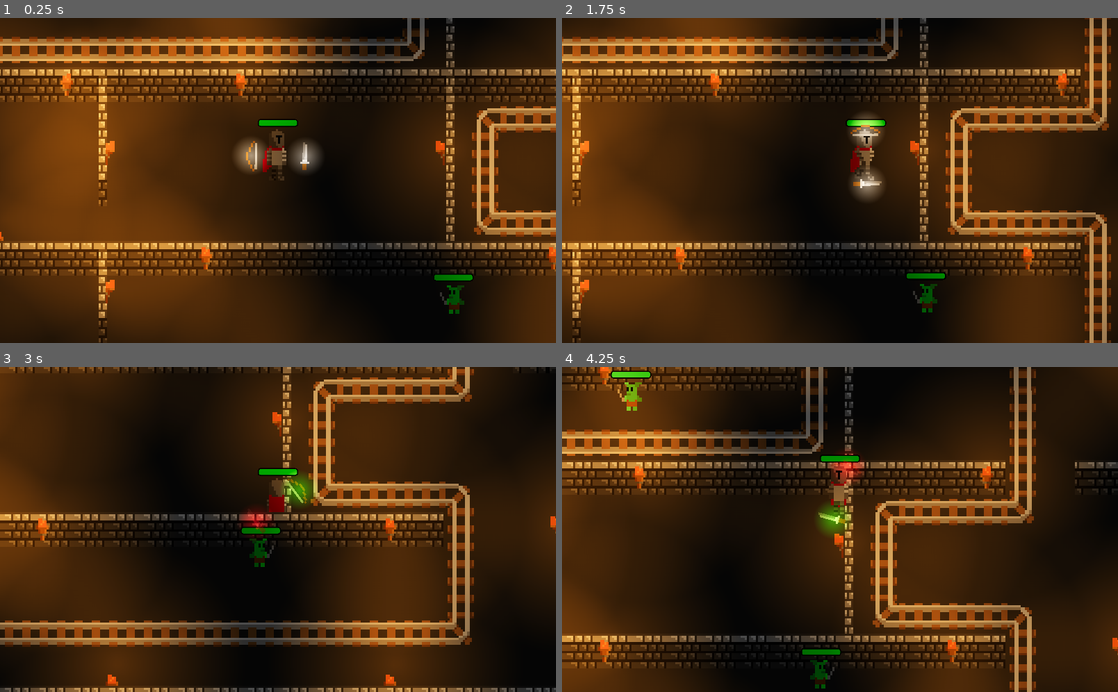
Above: before the commit, frames 1-4 (two rows, left to right).
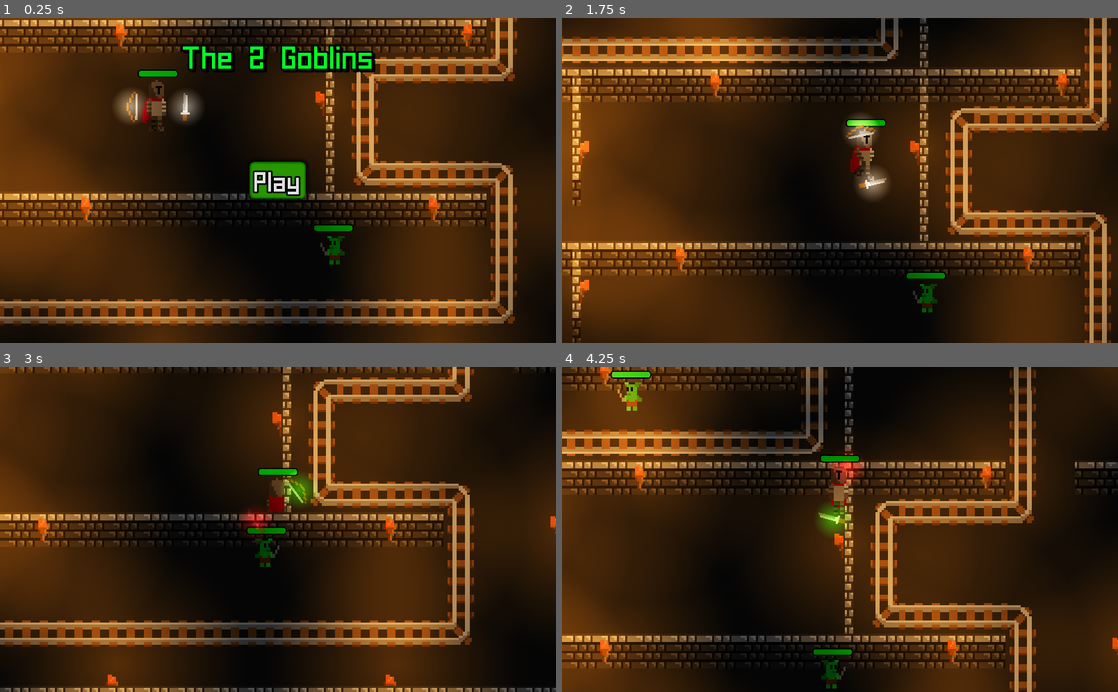
Above: after the commit, the same moments.

Repository: SilverSpace5/gotm-game-jam-23
Game: Godot game, scene res://Assets/Menu.tscn
Two runs of this game, one before a commit and one after it. Both use one fixed random seed, a clock stepped at 60 frames per second and the inputs below. Before the commit the project starts from res://Game.tscn.
Inputs (mouse positions are in pixels of both pictures, inside the frame that each line leads up to):
- Up to frame 1 (0.25 s): no input
- Up to frame 2 (1.75 s): click (840, 180) at 0.5 s, where only the run after the commit has a clickable "Play"; move the mouse to (962, 164) at 1.27 s; hold D (right) from 1.28 s (still down); click (962, 164) at 1.35 s
- Up to frame 3 (3 s): move the mouse to (166, 545) at 2.02 s; release D (right) at 2.03 s; hold S (down) 2.03-2.78 s; click (166, 545) at 2.1 s; move the mouse to (333, 458) at 2.77 s; hold D (right) from 2.78 s (still down); tap 2 (bow) at 2.85 s
- Up to frame 4 (4.25 s): click (895, 458) at 3.05 s; move the mouse to (812, 594) at 3.52 s; release D (right) at 3.53 s; hold W (up) from 3.53 s (still down); tap 1 (sword) at 3.6 s; click (812, 594) at 3.8 s

The runs differ from the first frame. In frame 1, 75% of the frame differs, in the area x 0-100%, y 0-100%; in frame 2, 0.6%; in frame 3, 0.3%; in frame 4, 0.4%.

Commit message:
e

Diff:
--- /dev/null
+++ b/Assets/Menu.gd
@@ -0,0 +1,4 @@
+extends Control
+
+func _on_Play_pressed():
+	get_tree().change_scene("res://Game.tscn")
--- /dev/null
+++ b/Assets/Menu.tscn
@@ -0,0 +1,110 @@
+[gd_scene load_steps=11 format=2]
+
+[ext_resource path="res://Game.tscn" type="PackedScene" id=1]
+[ext_resource path="res://Assets/homespun.ttf" type="DynamicFontData" id=2]
+[ext_resource path="res://Assets/normalButton.tres" type="StyleBox" id=3]
+[ext_resource path="res://Assets/pressedButton.tres" type="StyleBox" id=4]
+[ext_resource path="res://Assets/hoverButton.tres" type="StyleBox" id=5]
+[ext_resource path="res://Assets/Menu.gd" type="Script" id=6]
+
+[sub_resource type="DynamicFont" id=1]
+size = 60
+outline_size = 3
+outline_color = Color( 0, 0, 0, 1 )
+font_data = ExtResource( 2 )
+
+[sub_resource type="DynamicFont" id=4]
+size = 50
+outline_size = 3
+outline_color = Color( 0, 0, 0, 1 )
+font_data = ExtResource( 2 )
+
+[sub_resource type="Animation" id=2]
+length = 0.001
+tracks/0/type = "value"
+tracks/0/path = NodePath("UI/Title:rect_rotation")
+tracks/0/interp = 1
+tracks/0/loop_wrap = true
+tracks/0/imported = false
+tracks/0/enabled = true
+tracks/0/keys = {
+"times": PoolRealArray( 0 ),
+"transitions": PoolRealArray( 1 ),
+"update": 0,
+"values": [ 0.0 ]
+}
+
+[sub_resource type="Animation" id=3]
+resource_name = "menu"
+length = 1.25
+loop = true
+step = 0.05
+tracks/0/type = "value"
+tracks/0/path = NodePath("UI/Title:rect_rotation")
+tracks/0/interp = 1
+tracks/0/loop_wrap = true
+tracks/0/imported = false
+tracks/0/enabled = true
+tracks/0/keys = {
+"times": PoolRealArray( 1, 1.05, 1.1, 1.15, 1.2, 1.25 ),
+"transitions": PoolRealArray( 1, 1, 1, 1, 1, 1 ),
+"update": 0,
+"values": [ 0.0, 3.0, -3.0, 3.0, -3.0, 0.0 ]
+}
+
+[node name="Menu" type="Control"]
+anchor_right = 1.0
+anchor_bottom = 1.0
+script = ExtResource( 6 )
+
+[node name="Game" parent="." instance=ExtResource( 1 )]
+
+[node name="Camera2D" type="Camera2D" parent="."]
+position = Vector2( 512, 300 )
+current = true
+
+[node name="UI" type="CanvasLayer" parent="."]
+layer = 25
+
+[node name="Title" type="Label" parent="UI"]
+anchor_left = 0.5
+anchor_right = 0.5
+margin_left = -120.0
+margin_top = 40.0
+margin_right = 120.0
+margin_bottom = 80.0
+grow_horizontal = 2
+rect_pivot_offset = Vector2( 180, 0 )
+custom_colors/font_color = Color( 0, 1, 0.156863, 1 )
+custom_colors/font_color_shadow = Color( 0, 0, 0, 1 )
+custom_constants/shadow_offset_x = 4
+custom_constants/shadow_offset_y = 4
+custom_fonts/font = SubResource( 1 )
+text = "The 2 Goblins"
+align = 1
+
+[node name="Play" type="Button" parent="UI"]
+anchor_left = 0.5
+anchor_top = 0.5
+anchor_right = 0.5
+anchor_bottom = 0.5
+margin_left = -40.0
+margin_top = -23.0
+margin_right = 40.0
+margin_bottom = 23.0
+grow_horizontal = 2
+grow_vertical = 2
+focus_mode = 0
+custom_fonts/font = SubResource( 4 )
+custom_styles/hover = ExtResource( 5 )
+custom_styles/pressed = ExtResource( 4 )
+custom_styles/normal = ExtResource( 3 )
+enabled_focus_mode = 0
+text = "Play"
+
+[node name="AnimationPlayer" type="AnimationPlayer" parent="."]
+autoplay = "menu"
+anims/RESET = SubResource( 2 )
+anims/menu = SubResource( 3 )
+
+[connection signal="pressed" from="UI/Play" to="." method="_on_Play_pressed"]
--- /dev/null
+++ b/Assets/default.tres
@@ -0,0 +1,9 @@
+[gd_resource type="DynamicFont" load_steps=2 format=2]
+
+[ext_resource path="res://Assets/homespun.ttf" type="DynamicFontData" id=1]
+
+[resource]
+size = 40
+outline_size = 3
+outline_color = Color( 0, 0, 0, 1 )
+font_data = ExtResource( 1 )
--- /dev/null
+++ b/Assets/hoverButton.tres
@@ -0,0 +1,19 @@
+[gd_resource type="StyleBoxFlat" format=2]
+
+[resource]
+bg_color = Color( 0.101961, 0.384314, 0, 1 )
+border_width_left = 4
+border_width_top = 4
+border_width_right = 4
+border_width_bottom = 4
+border_color = Color( 0.00784314, 0.384314, 0, 1 )
+border_blend = true
+corner_radius_top_left = 8
+corner_radius_top_right = 8
+corner_radius_bottom_right = 8
+corner_radius_bottom_left = 8
+expand_margin_left = 2.0
+expand_margin_right = 2.0
+expand_margin_top = 2.0
+expand_margin_bottom = 2.0
+shadow_size = 9
--- /dev/null
+++ b/Assets/normalButton.tres
@@ -0,0 +1,19 @@
+[gd_resource type="StyleBoxFlat" format=2]
+
+[resource]
+bg_color = Color( 0.156863, 0.592157, 0, 1 )
+border_width_left = 4
+border_width_top = 4
+border_width_right = 4
+border_width_bottom = 4
+border_color = Color( 0.00784314, 0.384314, 0, 1 )
+border_blend = true
+corner_radius_top_left = 8
+corner_radius_top_right = 8
+corner_radius_bottom_right = 8
+corner_radius_bottom_left = 8
+expand_margin_left = 4.0
+expand_margin_right = 4.0
+expand_margin_top = 4.0
+expand_margin_bottom = 4.0
+shadow_size = 9
--- /dev/null
+++ b/Assets/pressedButton.tres
@@ -0,0 +1,15 @@
+[gd_resource type="StyleBoxFlat" format=2]
+
+[resource]
+bg_color = Color( 0.0627451, 0.231373, 0, 1 )
+border_width_left = 4
+border_width_top = 4
+border_width_right = 4
+border_width_bottom = 4
+border_color = Color( 0.00784314, 0.384314, 0, 1 )
+border_blend = true
+corner_radius_top_left = 8
+corner_radius_top_right = 8
+corner_radius_bottom_right = 8
+corner_radius_bottom_left = 8
+shadow_size = 9
--- a/Game.tscn
+++ b/Game.tscn
@@ -246,7 +246,7 @@
 cell_size = Vector2( 16, 16 )
 bake_navigation = true
 format = 1
-tile_data = PoolIntArray( -1835015, 536870918, 0, -1900532,  …(3256 unchanged characters)… 376243, 3, 0, -1376242, 0, 0, -1376241, 0, 0, -1376240, 3, 0, -1376239, 3, 0, -1376238, 3, 0, -1376237, 6, 0, -1245194, 536870918, 0, -1245193, 0, 0, -1245192, 3, 0, -1245191, 3, 0, -1245190, 3, 0, -1245189, 3, 0, -1245188, 3, 0, -1245187, 3, 0, -1245186, 3, 0, -1245185, 3, 0, -1310720, 3, 0, -1310719, 3, 0, -1310718, 3, 0, -1310717, 3, 0, -1310716, 3, 0, -1310715, 3, 0, -1310714, 3, 0, -1310713, 3, 0, -1310712, 3, 0, -1310711, 3, 0, -1310710, 3, 0, -1310709, 3, 0, -1310708, 3, 0, -1310707, 3, 0, -1310706, 0, 0, -1310705, 0, 0, -1310704, 3, 0, -1310703, 3, 0, -1310702, 3, 0, -1310701, 6, 0, -1179658, 536870918, 0, -1179657 …(9433 unchanged characters)…
+tile_data = PoolIntArray( -1835015, 536870918, 0, -1900532,  …(3256 unchanged characters)… 376243, 3, 0, -1376242, 0, 0, -1376241, 6, 0, -1245194, 536870918, 0, -1245193, 0, 0, -1245192, 3, 0, -1245191, 3, 0, -1245190, 3, 0, -1245189, 3, 0, -1245188, 3, 0, -1245187, 3, 0, -1245186, 3, 0, -1245185, 3, 0, -1310720, 3, 0, -1310719, 3, 0, -1310718, 3, 0, -1310717, 3, 0, -1310716, 3, 0, -1310715, 3, 0, -1310714, 3, 0, -1310713, 3, 0, -1310712, 3, 0, -1310711, 3, 0, -1310710, 3, 0, -1310709, 3, 0, -1310708, 3, 0, -1310707, 3, 0, -1310706, 0, 0, -1310705, 6, 0, -1179658, 536870918, 0, -1179657 …(9433 unchanged characters)…
 
 [node name="BPO" type="TileMap" parent="."]
 scale = Vector2( 4, 4 )
@@ -281,7 +281,7 @@
 collision_mask = 3
 bake_navigation = true
 format = 1
-tile_data = PoolIntArray( -1835015, 4, 0, -1835014, 1, 0, -1 …(617 unchanged characters)… 07313, 5, 0, -1376266, 5, 0, -1441777, 536870919, 0, -1441776, 1, 0, -1441775, 1, 0, -1441774, 1, 0, -1441773, 536870916, 0, -1310730, 5, 0, -1376237, 5, 0, -1245194, 5, 0, -1310701, 5, 0, -1179658, 5, 0, -1245169, 4, 0, -1245168, 1, 0, -1245167, 1, 0, -1245166, 1, 0, -1245165, 7, 0, -1114122, 5, 0, -1179633, 5, 0, -10 …(3445 unchanged characters)…
+tile_data = PoolIntArray( -1835015, 4, 0, -1835014, 1, 0, -1 …(617 unchanged characters)… 07313, 5, 0, -1376266, 5, 0, -1441777, 5, 0, -1310730, 5, 0, -1376241, 5, 0, -1245194, 5, 0, -1310705, 5, 0, -1179658, 5, 0, -1245169, 5, 0, -1114122, 5, 0, -1179633, 5, 0, -10 …(3445 unchanged characters)…
 
 [node name="Player" parent="nav/YSort" instance=ExtResource( 1 )]
 position = Vector2( 291, 209 )
--- a/Goblin King.tscn
+++ b/Goblin King.tscn
@@ -256,30 +256,6 @@
 "update": 0,
 "values": [ Vector2( 16, 6 ) ]
 }
-tracks/3/type = "value"
-tracks/3/path = NodePath("GoblinKing:position")
-tracks/3/interp = 1
-tracks/3/loop_wrap = true
-tracks/3/imported = false
-tracks/3/enabled = true
-tracks/3/keys = {
-"times": PoolRealArray( 0 ),
-"transitions": PoolRealArray( 1 ),
-"update": 0,
-"values": [ Vector2( 0, -63 ) ]
-}
-tracks/4/type = "value"
-tracks/4/path = NodePath("GoblinKing/Health:rect_position")
-tracks/4/interp = 1
-tracks/4/loop_wrap = true
-tracks/4/imported = false
-tracks/4/enabled = true
-tracks/4/keys = {
-"times": PoolRealArray( 0 ),
-"transitions": PoolRealArray( 1 ),
-"update": 0,
-"values": [ Vector2( -57, -22.25 ) ]
-}
 
 [sub_resource type="Animation" id=5]
 resource_name = "Run"
@@ -323,7 +299,7 @@
 }
 
 [sub_resource type="RectangleShape2D" id=6]
-extents = Vector2( 24, 21.75 )
+extents = Vector2( 5, 3 )
 
 [sub_resource type="Animation" id=12]
 resource_name = "Die"
@@ -408,7 +384,7 @@
 [sub_resource type="Animation" id=14]
 length = 0.001
 tracks/0/type = "value"
-tracks/0/path = NodePath("Goblin:rotation_degrees")
+tracks/0/path = NodePath("GoblinKing:rotation_degrees")
 tracks/0/interp = 1
 tracks/0/loop_wrap = true
 tracks/0/imported = false
@@ -420,7 +396,7 @@
 "values": [ 0.0 ]
 }
 tracks/1/type = "value"
-tracks/1/path = NodePath("Goblin:material:shader_param/flash")
+tracks/1/path = NodePath("GoblinKing:material:shader_param/flash")
 tracks/1/interp = 1
 tracks/1/loop_wrap = true
 tracks/1/imported = false
@@ -444,7 +420,7 @@
 "values": [ false ]
 }
 tracks/3/type = "value"
-tracks/3/path = NodePath("Goblin:scale")
+tracks/3/path = NodePath("GoblinKing:scale")
 tracks/3/interp = 1
 tracks/3/loop_wrap = true
 tracks/3/imported = false
--- a/Scripts/Game.gd
+++ b/Scripts/Game.gd
@@ -10,15 +10,16 @@
 	$Lights.update = true
 
 func _process(delta):
-	if goblins < maxGoblins:
-		goblinTimer += delta
-		if goblinTimer > 3:
-			goblinTimer = 0
-			var goblin = load("res://Goblin.tscn").instance()
-			goblin.position = Vector2(1150, -1275)
-			$nav/YSort.add_child(goblin)
-			yield(get_tree().create_timer(0.1), "timeout")
-			goblin.idleTarget = Vector2(rand_range(-300, 700), rand_range(-1600, -1000))
+	pass
+#	if goblins < maxGoblins:
+#		goblinTimer += delta
+#		if goblinTimer > 3:
+#			goblinTimer = 0
+#			var goblin = load("res://Goblin.tscn").instance()
+#			goblin.position = Vector2(1150, -1275)
+#			$nav/YSort.add_child(goblin)
+#			yield(get_tree().create_timer(0.1), "timeout")
+#			goblin.idleTarget = Vector2(rand_range(-300, 700), rand_range(-1600, -1000))
 
 func _on_Arena_body_entered(body):
 	if body.name == "Player":
--- a/Scripts/Goblin King.gd
+++ b/Scripts/Goblin King.gd
@@ -22,7 +22,6 @@
 		get_parent().get_parent().get_parent().goblins -= 1
 		queue_free()
 
-	cooldown -= delta
 	var target = idleTarget
 	var targetName = "none"
 	if get_parent().get_parent().get_parent().arena:
@@ -32,24 +31,33 @@
 	if target.distance_to(position) > 50:
 		target = $nav.get_next_location()
 		vel += position.direction_to(target)*speed
-	if get_parent().get_node("Player").position.distance_to(position) < 150 and cooldown < 0:
-		cooldown = 2
-		randomize()
-		if round(rand_range(0, 1)) == 1:
-			$AnimationPlayer.play("Attack")
-			yield(get_tree().create_timer(0.25), "timeout")
-		else:
-			$AnimationPlayer.play("Attack2")
-			yield(get_tree().create_timer(0.5), "timeout")
-		var proj = load("res://Projectile.tscn").instance()
-		proj.texture = load("res://Assets/shockwave.png")
-		proj.lifetime = 0.5
-		proj.speed = 5
-		proj.scale *= 1
-		proj.position = position
-		proj.name = "shockwave"
-		proj.ignore = ["Goblin", "Goblin King"]
-		get_parent().add_child(proj)
+	if get_parent().get_node("Player").position.distance_to(position) < 150:
+		cooldown -= delta
+		if cooldown < 0:
+			randomize()
+			if round(rand_range(0, 1)) == 1:
+				cooldown = 3
+				for i in range(3):
+					var goblin = load("res://Goblin.tscn").instance()
+					goblin.position = Vector2(position.x + rand_range(-100, 100), position.y + rand_range(-100, 100))
+					get_parent().add_child(goblin)
+			else:
+				cooldown = 2
+				if round(rand_range(0, 1)) == 1:
+					$AnimationPlayer.play("Attack")
+					yield(get_tree().create_timer(0.25), "timeout")
+				else:
+					$AnimationPlayer.play("Attack2")
+					yield(get_tree().create_timer(0.5), "timeout")
+				var proj = load("res://Projectile.tscn").instance()
+				proj.texture = load("res://Assets/shockwave.png")
+				proj.lifetime = 0.5
+				proj.speed = 5
+				proj.scale *= 1
+				proj.position = position
+				proj.name = "shockwave"
+				proj.ignore = ["Goblin", "Goblin King"]
+				get_parent().add_child(proj)
 
 	if (position.direction_to(target)*speed).x > 0:
 		$GoblinKing.scale.x = 4
--- a/Scripts/Goblin.gd
+++ b/Scripts/Goblin.gd
@@ -8,6 +8,8 @@
 var hit = 0
 var cooldown = 0
 var move = Vector2.ZERO
+
+signal del
 
 func _ready():
 	get_parent().get_parent().get_parent().goblins += 1
@@ -26,6 +28,7 @@
 	if health <= 0 and not $CollisionShape2D.disabled:
 		$CollisionShape2D.disabled = true
 		$Extra.play("Die")
+		emit_signal("del")
 		yield(get_tree().create_timer(0.5), "timeout")
 		get_parent().get_parent().get_parent().goblins -= 1
 		queue_free()
@@ -49,7 +52,7 @@
 	if move.length() > speed/10:
 		anim = "Run"
 	if $AnimationPlayer.current_animation != "Attack":
-		if get_parent().get_node("Player").position.distance_to(position) < 50 and targetName == "player" and cooldown < 0:
+		if get_parent().get_node("Player").position.distance_to(position) < 50 and targetName == "player" and cooldown < 0 and not $CollisionShape2D.disabled:
 			cooldown = 1
 			anim = "Attack"
 			var proj = load("res://Projectile.tscn").instance()
@@ -64,6 +67,7 @@
 			proj.position = position+Vector2($Goblin.scale.x*5, 0)
 			proj.name = "slash-goblin"
 			proj.ignore = ["Goblin"]
+			connect("del", proj, "remove")
 			get_parent().add_child(proj)
 		$AnimationPlayer.play(anim)
 	vel *= 0.95
--- a/Scripts/Player.gd
+++ b/Scripts/Player.gd
@@ -45,7 +45,7 @@
 			proj.ignore = ["Player"]
 			get_parent().add_child(proj)
 		if item == 2:
-			cooldown = 1
+			cooldown = 0.5
 			$Moves.play("Bow")
 			yield(get_tree().create_timer(0.3), "timeout")
 			var proj = load("res://Projectile.tscn").instance()
--- a/Scripts/Projectile.gd
+++ b/Scripts/Projectile.gd
@@ -41,3 +41,6 @@
 				body.get_node("Extra").play("Hit")
 	if not "shockwave" in name:
 		queue_free()
+
+func remove():
+	queue_free()
--- a/project.godot
+++ b/project.godot
@@ -11,7 +11,7 @@
 [application]
 
 config/name="The 2 Goblins"
-run/main_scene="res://Game.tscn"
+run/main_scene="res://Assets/Menu.tscn"
 config/icon="res://icon.png"
 
 [debug]
Binary file added: Assets/homespun.ttf
